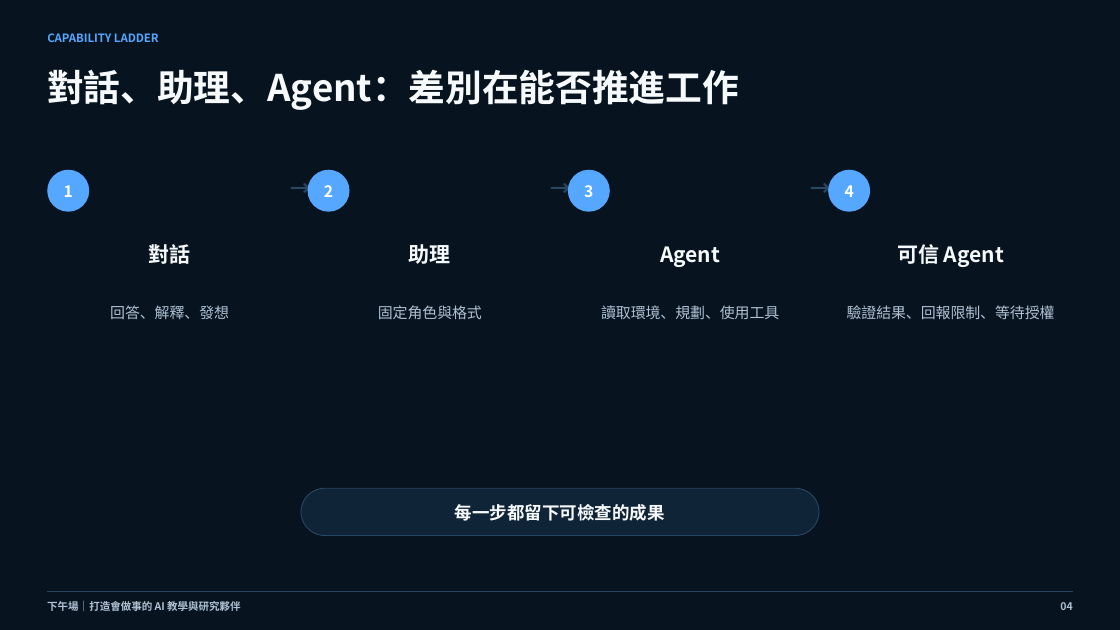
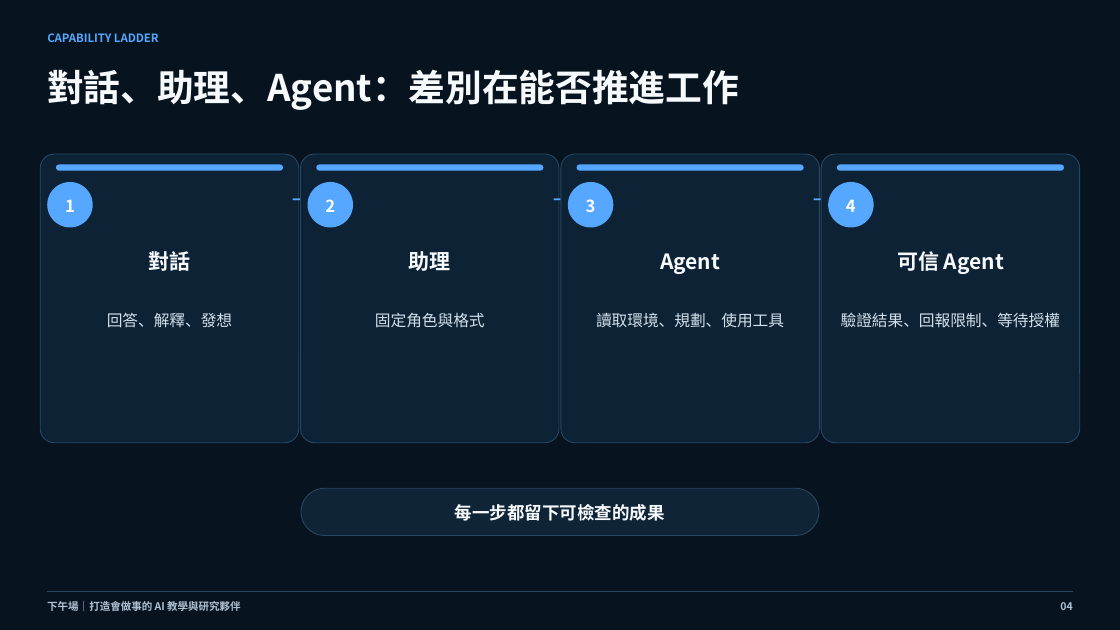
Before and after one commit to cagoooo/ncu-ai-agent-workshop-20260826, a slide deck: slide 4 of 01_簡報/下午場_打造會做事的AI教學與研究夥伴_資料分析實戰_20260826.pptx. Drawn at 1120x630 pixels with LibreOffice and Linux fonts; fonts in the diff are those of the drawing. Boxes give left, top, right and bottom in pixels: in the first picture for what was removed or moved away, otherwise in the second. Text is boxed around its words. In the diff, an @@ line names an element or a change of style, - is before the commit and + after.

```diff
--- a/01_簡報/下午場_打造會做事的AI教學與研究夥伴_資料分析實戰_20260826.pptx
+++ b/01_簡報/下午場_打造會做事的AI教學與研究夥伴_資料分析實戰_20260826.pptx
@@ rounded rectangle added at [40, 154, 299, 443], fill #0D2235, outline #254965 0.75 pt @@
@@ rounded rectangle added at [56, 165, 283, 171], fill #55A7FF @@
@@ rounded rectangle added at [301, 154, 560, 443], fill #0D2235, outline #254965 0.75 pt @@
@@ rounded rectangle added at [317, 165, 544, 171], fill #55A7FF @@
@@ rounded rectangle added at [561, 154, 820, 443], fill #0D2235, outline #254965 0.75 pt @@
@@ rounded rectangle added at [576, 165, 803, 171], fill #55A7FF @@
@@ rounded rectangle added at [822, 154, 1081, 443], fill #0D2235, outline #254965 0.75 pt @@
@@ rounded rectangle added at [837, 165, 1064, 171], fill #55A7FF @@
@@ ellipse "1": place and size @@
-ellipse "1" at [47, 170, 89, 212]
+ellipse "1" at [47, 182, 92, 228]
@@ text "→": place and size @@
-text "→" at [290, 173, 311, 215]
+text "→" at [292, 187, 310, 224]
@@ ellipse "2": place and size @@
-ellipse "2" at [308, 170, 350, 212]
+ellipse "2" at [308, 182, 353, 228]
@@ size 18.1 to 15.1 pt, text colour #2A4761 to #55A7FF in 3 elements at [813, 187, 831, 224], [292, 187, 310, 224], [553, 187, 571, 224] @@
@@ text "→": place and size @@
-text "→" at [550, 173, 571, 215]
+text "→" at [553, 187, 571, 224]
@@ size 13.5 to 14.2 pt in 4 elements at [828, 182, 874, 228], [47, 182, 92, 228], [308, 182, 353, 228], [568, 182, 613, 228] @@
@@ ellipse "3": place and size @@
-ellipse "3" at [568, 170, 610, 212]
+ellipse "3" at [568, 182, 613, 228]
@@ text "→": place and size @@
-text "→" at [811, 173, 832, 215]
+text "→" at [813, 187, 831, 224]
@@ ellipse "4": place and size @@
-ellipse "4" at [828, 170, 870, 212]
+ellipse "4" at [828, 182, 874, 228]
@@ 4 texts: place and size @@
-4 texts at [149, 241, 1004, 267]
+4 texts at [149, 248, 1004, 274]
@@ text "回答、解釋、發想": place and size @@
-text "回答、解釋、發想" at [110, 305, 229, 319]
+text "回答、解釋、發想" at [107, 313, 232, 328]
@@ text "固定角色與格式": place and size @@
-text "固定角色與格式" at [378, 305, 482, 319]
+text "固定角色與格式" at [375, 313, 485, 328]
@@ text "讀取環境、規劃、使用工具": place and size @@
-text "讀取環境、規劃、使用工具" at [601, 305, 779, 319]
+text "讀取環境、規劃、使用工具" at [596, 312, 784, 328]
@@ size 12.8 to 13.5 pt, text colour #AFC1D2 to #D2E0EB in 4 elements at [107, 313, 232, 328], [375, 313, 485, 328], [596, 312, 784, 328], [841, 312, 1060, 328] @@
@@ text "驗證結果、回報限制、等待授權": place and size @@
-text "驗證結果、回報限制、等待授權" at [847, 305, 1055, 319]
+text "驗證結果、回報限制、等待授權" at [841, 312, 1060, 328]
```
Also in this commit, not shown: 5 other slides changed, 4 other files.
